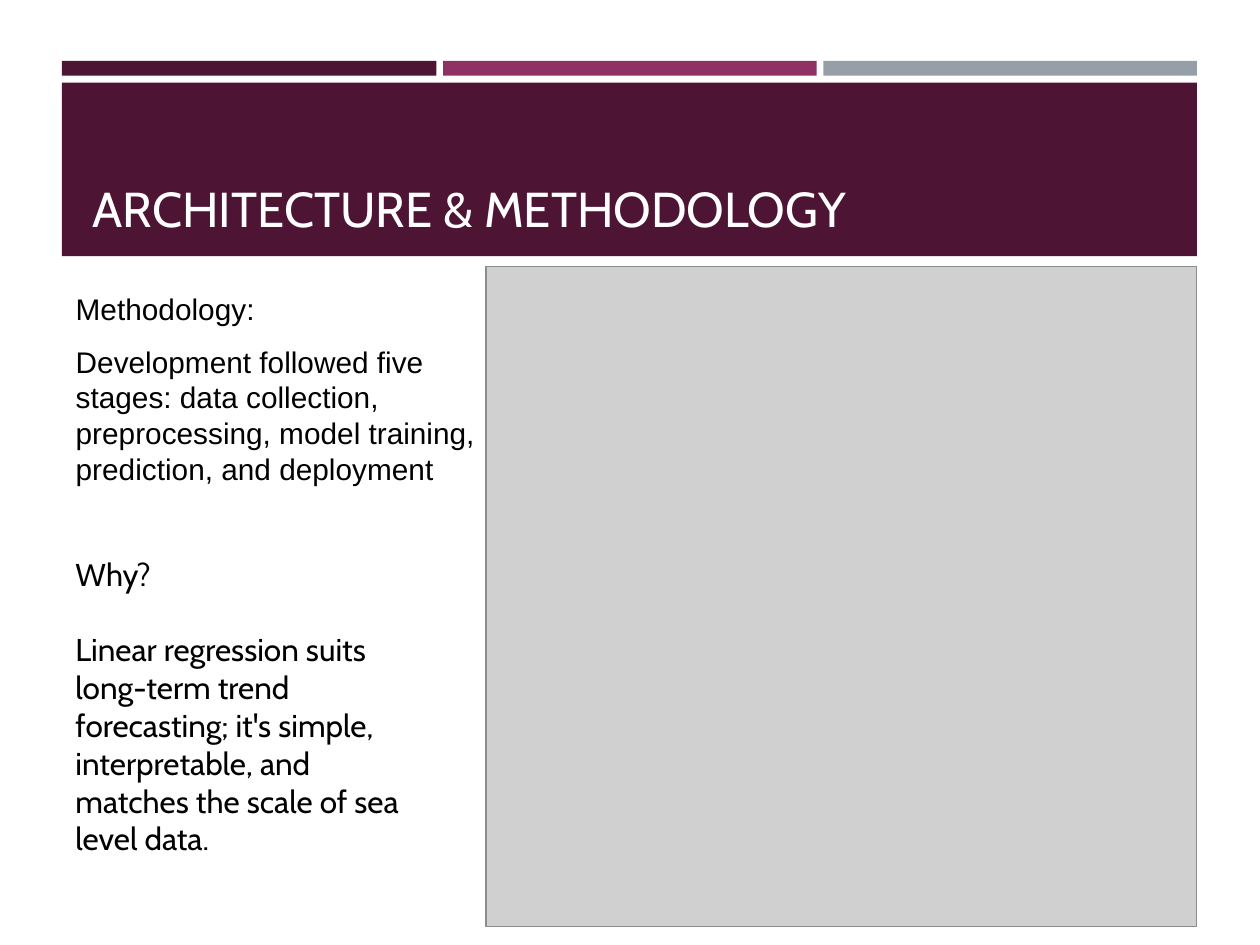
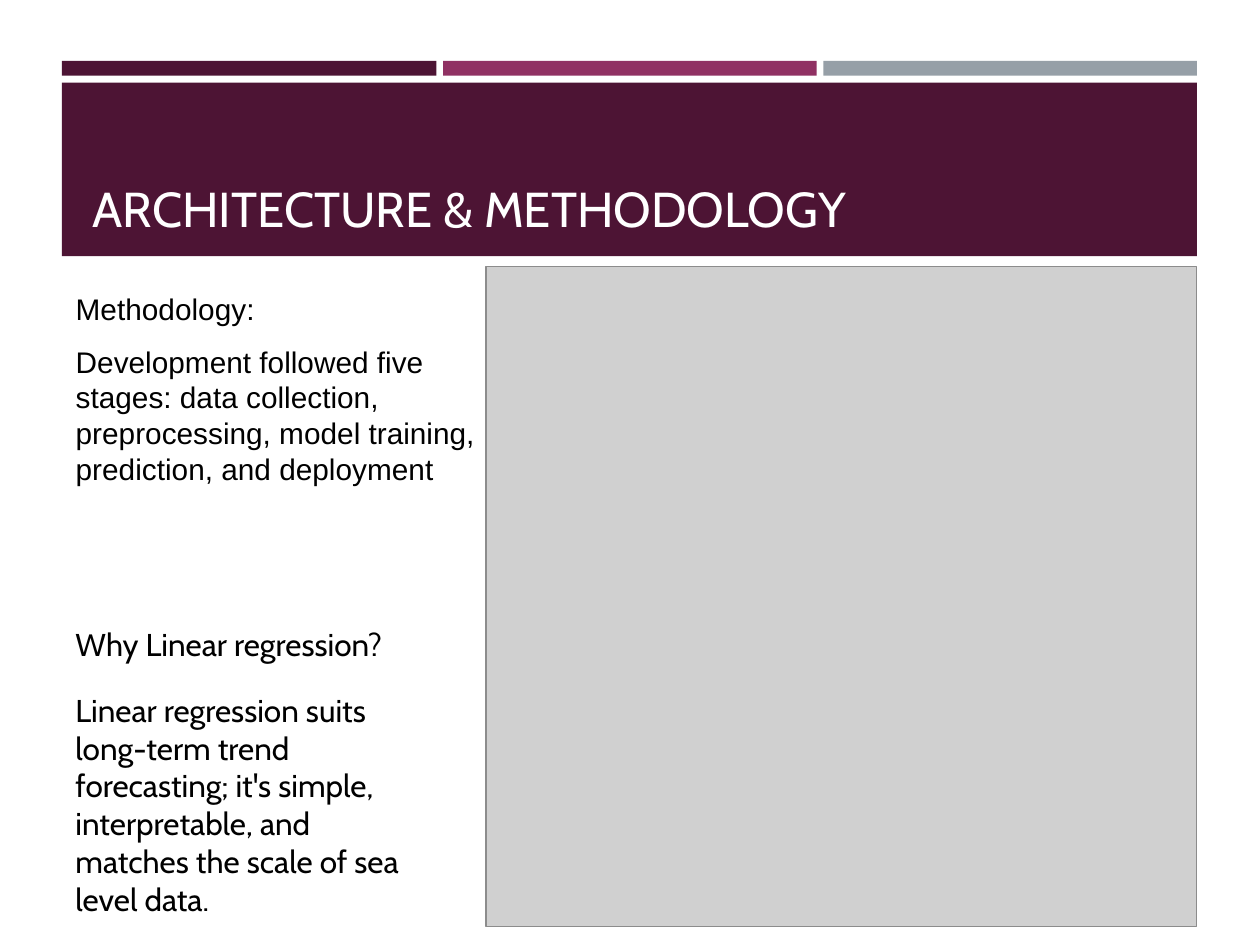
Before and after one commit to mali-ghanchi/floodcast_venice, a slide deck: slide 3 of Presentation/Floodcast Venice - Water you thinking 💦.pptx. Drawn at 1260x945 pixels with LibreOffice and Linux fonts; fonts in the diff are those of the drawing; grey boxes stand for pictures. Boxes give left, top, right and bottom in pixels: in the first picture for what was removed or moved away, otherwise in the second. Text is boxed around its words. In the diff, an @@ line names an element or a change of style, - is before the commit and + after.

```diff
--- a/Presentation/Floodcast Venice - Water you thinking 💦.pptx
+++ b/Presentation/Floodcast Venice - Water you thinking 💦.pptx
@@ text at bbox=[75, 562, 150, 593]: paragraph removed @@
-Why?
@@ text "Linear regression suits long-term trend ...": place and size @@
-text "Linear regression suits long-term trend ..." at bbox=[75, 562, 398, 814]
+text "Linear regression suits long-term trend ..." at bbox=[75, 700, 398, 912]
@@ text added at bbox=[75, 632, 382, 663], 18 pt, text #000000 @@
+Why Linear regression?
```
Also in this commit, not shown: 2 other slides changed, 4 other files.
